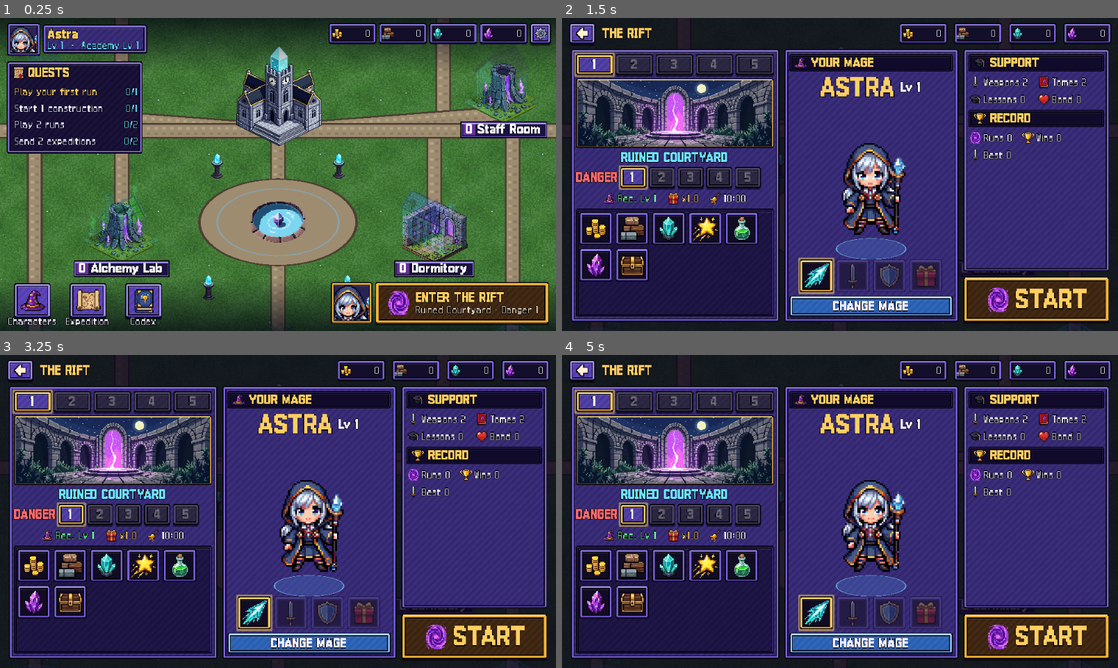
Above: before the commit, frames 1-4 (two rows, left to right).
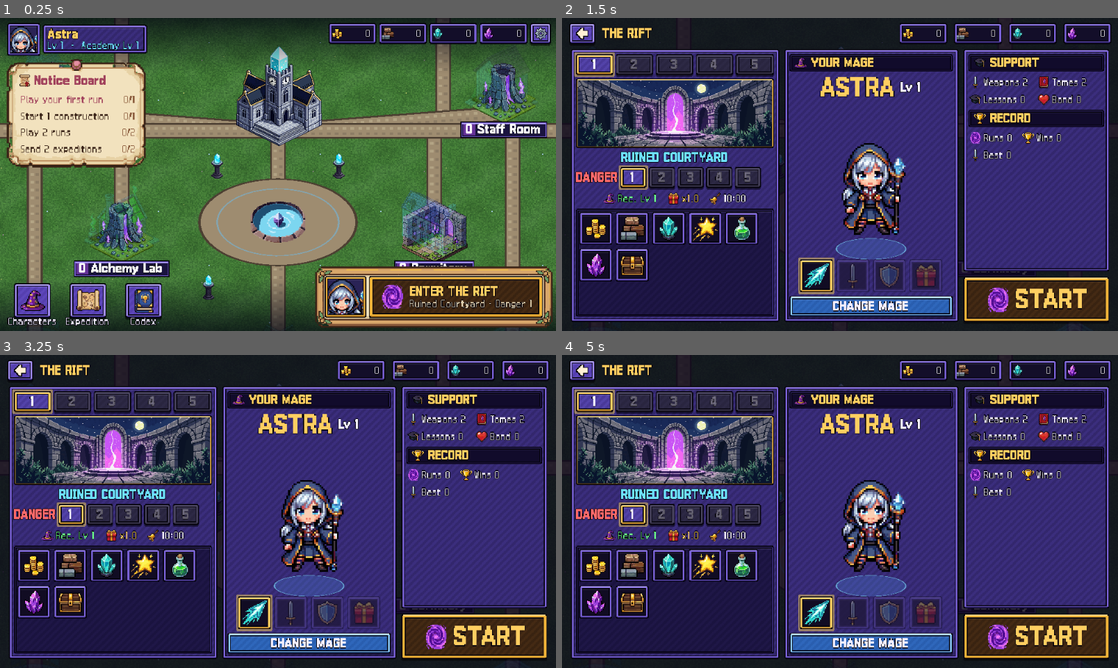
Above: after the commit, the same moments.

Repository: aviharez/riftbound-survivor
Game: Godot game, scene res://scenes/academy.tscn
Two runs of this game, one before a commit and one after it. Both use one fixed random seed, a clock stepped at 60 frames per second and the inputs below.
Inputs (mouse positions are in pixels of both pictures, inside the frame that each line leads up to):
- Up to frame 1 (0.25 s): no input
- Up to frame 2 (1.5 s): click "Play your first run" at 0.5 s; tap Enter at 1.25 s; drag from (840, 174) to (895, 105) at 1.27 s
- Up to frame 3 (3.25 s): click (22, 370) at 2.02 s; click "Play your first run" at 2.75 s
- Up to frame 4 (5 s): click "1" at 3.5 s; drag from (728, 527) to (812, 574) at 4.27 s

The runs differ from the first frame. In frame 1, 16% of the frame differs, in the area x 1-100%, y 13-99%; in frame 2, less than 0.1%; in frame 3, less than 0.1%; in frame 4, less than 0.1%.

Commit message:
UI pilot: cozy paper quest board and wooden Rift frame (PixelLab 9-slice)
Two PixelLab ui assets (wood_frame, quest_note + pin) drawn as 9-slice
StyleBoxTextures via UiKit.frame_style; Home quest list in ink on paper.
Experimental branch for Syifa to compare, not merged.

Co-Authored-By: Claude Opus 5.5 <noreply@anthropic.com>
Claude-Session: https://claude.ai/code/session_01KgoMNzstSvHeXSaSromepD

Diff:
--- a/scripts/ui/academy.gd
+++ b/scripts/ui/academy.gd
@@ -249,16 +249,23 @@
 	var qp := UiKit.panel(5.0)
 	var qpanel: PanelContainer = qp[0]
 	qpanel.position = Vector2(8, 50)
-	qpanel.custom_minimum_size = Vector2(156, 0)
-	var qs := UiKit.style(UiKit.PURPLE, 5.0)
-	qs.fill = Color(0.09, 0.06, 0.2, 0.9)
-	qs.fill_dark = Color(0.11, 0.08, 0.24, 0.9)
+	qpanel.custom_minimum_size = Vector2(160, 0)
+	# cozy pilot: a pinned paper note (9-slice), ink text, the pin drawn on top
+	var qs := UiKit.frame_style("quest_note", 22.0, 12.0)
+	qs.content_margin_top = 14
 	qpanel.add_theme_stylebox_override("panel", qs)
 	_home.add_child(qpanel)
+	var pin := TextureRect.new()
+	pin.texture = load(UiKit.FRAME_DIR + "pin.png")
+	pin.mouse_filter = Control.MOUSE_FILTER_IGNORE
+	pin.position = qpanel.position + Vector2(73, -3)
+	_home.add_child(pin)
 	var qh := HBoxContainer.new()
 	qh.add_theme_constant_override("separation", 3)
 	qh.add_child(UiKit.icon_rect("quest", 16))
-	var qt := UiKit.title("QUESTS", 8, UiKit.GOLD)
+	var qt := UiKit.title("Notice Board", 8, UiKit.ROSE)
+	qt.remove_theme_constant_override("outline_size")
+	qt.add_theme_constant_override("outline_size", 0)
 	qt.size_flags_vertical = Control.SIZE_SHRINK_CENTER
 	qh.add_child(qt)
 	qp[1].add_child(qh)
@@ -290,14 +297,18 @@
 		nav.add_child(_nav_button(n[0], n[1]))
 
 	# bottom-right: the Rift (gold-framed call to action next to the selected mage)
+	# cozy pilot: the call to action sits in a carved wooden frame
+	var rift_box := PanelContainer.new()
+	rift_box.add_theme_stylebox_override("panel", UiKit.frame_style("wood_frame", 22.0, 11.0))
+	rift_box.set_anchors_preset(Control.PRESET_BOTTOM_RIGHT)
+	rift_box.grow_horizontal = Control.GROW_DIRECTION_BEGIN
+	rift_box.grow_vertical = Control.GROW_DIRECTION_BEGIN
+	rift_box.offset_right = -4
+	rift_box.offset_bottom = -4
+	_home.add_child(rift_box)
 	var rift := HBoxContainer.new()
-	rift.set_anchors_preset(Control.PRESET_BOTTOM_RIGHT)
-	rift.grow_horizontal = Control.GROW_DIRECTION_BEGIN
-	rift.grow_vertical = Control.GROW_DIRECTION_BEGIN
-	rift.offset_right = -8
-	rift.offset_bottom = -8
 	rift.add_theme_constant_override("separation", 3)
-	_home.add_child(rift)
+	rift_box.add_child(rift)
 	_rift_char = UiKit.portrait(func(): return save["character"], 48.0, UiKit.GOLD)
 	rift.add_child(_rift_char)
 	var go := UiKit.button("", Vector2(200, 48), func(): show_page("rift"), "primary")
@@ -522,24 +533,26 @@
 		b.custom_minimum_size = Vector2(100, 12)
 		b.add_theme_font_size_override("font_size", UiKit.fs(8))
 		b.autowrap_mode = TextServer.AUTOWRAP_WORD_SMART
-		var col: Color = UiKit.GREEN if q.get("ready", false) else (UiKit.GOLD if q.get("story", false) else UiKit.IVORY)
+		var col: Color = UiKit.LEAF if q.get("ready", false) else (UiKit.ROSE if q.get("story", false) else UiKit.INK)
 		for k in ["font_color", "font_hover_color", "font_pressed_color"]:
 			b.add_theme_color_override(k, col)
-		b.add_theme_color_override("font_outline_color", Color(0, 0, 0.1, 0.8))
-		b.add_theme_constant_override("outline_size", 2)
+		b.add_theme_constant_override("outline_size", 0)
 		b.pressed.connect(q["go"])
 		row.add_child(b)
 		if q.has("quest"):
 			var qd: Dictionary = q["quest"]
 			if SaveData.quest_claimed(save, qd):
-				row.add_child(UiKit.label("Done", 10, Color(1, 1, 1, 0.4)))
+				var dl := UiKit.label("Done", 10, Color(UiKit.INK_SOFT, 0.6))
+				dl.add_theme_constant_override("outline_size", 0)
+				row.add_child(dl)
 			elif SaveData.quest_done(save, qd):
 				var cb := UiKit.button("CLAIM", Vector2(46, 18), _claim.bind(qd), "accent")
 				cb.size_flags_vertical = Control.SIZE_SHRINK_CENTER
 				row.add_child(cb)
 			else:
 				var p := SaveData.quest_progress(save, qd)
-				var pl := UiKit.label("%s/%s" % [_short(p[0]), _short(p[1])], 10, UiKit.CYAN)
+				var pl := UiKit.label("%s/%s" % [_short(p[0]), _short(p[1])], 10, UiKit.INK_SOFT)
+				pl.add_theme_constant_override("outline_size", 0)
 				pl.size_flags_vertical = Control.SIZE_SHRINK_CENTER
 				row.add_child(pl)
 
--- a/scripts/ui/ui_kit.gd
+++ b/scripts/ui/ui_kit.gd
@@ -82,6 +82,26 @@
 		sb.fill_dark = Color("201848")
 		sb.border_w = 1
 	sb.set_content_margin_all(margin)
+	return sb
+
+
+## Cozy academy look (pilot, after Little Witch in the Woods): PixelLab frames in assets/ui/frames drawn as
+## 9-slice StyleBoxTextures (edges tiled, so pixels stay whole). Text on paper is ink brown without an outline.
+const INK := Color("3a2418")
+const INK_SOFT := Color("8a5a3b")
+const ROSE := Color("a3445e")
+const LEAF := Color("4f7d4a")
+const FRAME_DIR := "res://assets/ui/frames/"
+
+
+## `name` = wood_frame | quest_note; `edge` = texture margin (corner size), `pad` = content margin.
+static func frame_style(name: String, edge: float, pad: float) -> StyleBoxTexture:
+	var sb := StyleBoxTexture.new()
+	sb.texture = load(FRAME_DIR + name + ".png")
+	sb.set_texture_margin_all(edge)
+	sb.axis_stretch_horizontal = StyleBoxTexture.AXIS_STRETCH_MODE_TILE
+	sb.axis_stretch_vertical = StyleBoxTexture.AXIS_STRETCH_MODE_TILE
+	sb.set_content_margin_all(pad)
 	return sb
 
 
Binary file added: assets/ui/frames/pin.png
Binary file added: assets/ui/frames/quest_note.png
Binary file added: assets/ui/frames/wood_frame.png
